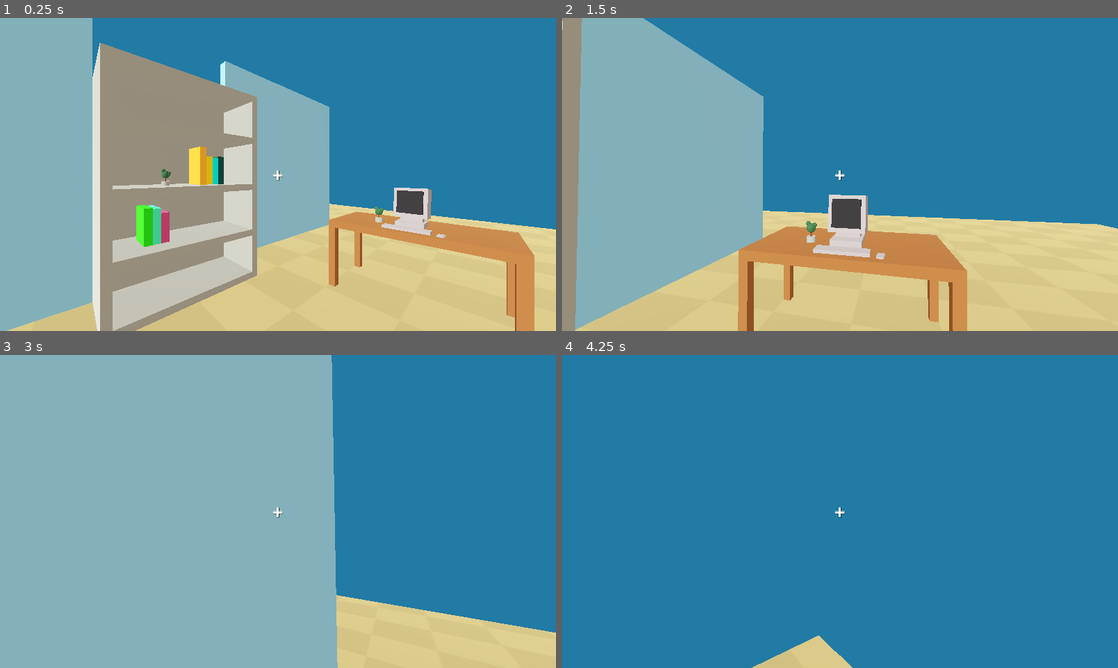
Above: before the commit, frames 1-4 (two rows, left to right).
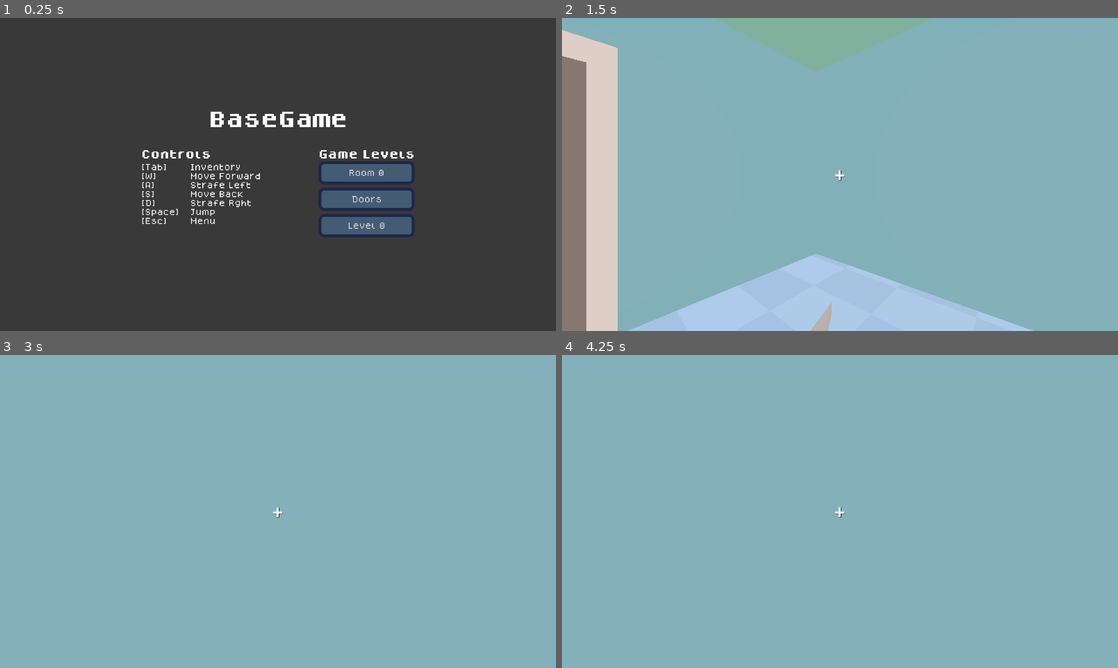
Above: after the commit, the same moments.

Repository: rajariandhana/BaseGame
Game: Godot game, scene res://UI/main_menu/main_menu.tscn
Same seed, same stepped clock (60 frames per second), same inputs: the game is played once before the commit and once after it. Before the commit the project starts from res://levels/level_0/level_0.tscn. The engine's default icon, where the game draws it, is replaced by a stand-in: a white triangle on a blue panel in a dark square.
Inputs (mouse positions are in pixels of both pictures, inside the frame that each line leads up to):
- Up to frame 1 (0.25 s): no input
- Up to frame 2 (1.5 s): click (928, 171) at 0.5 s, where only the run after the commit has a clickable "Room 0"; tap Enter at 1.25 s; move the mouse to (867, 174) at 1.27 s; hold W (move_forward) from 1.28 s (still down); tap E (interact_e) at 1.35 s; click (867, 174) at 1.42 s
- Up to frame 3 (3 s): keep holding W (move_forward); tap Space (jump) at 1.52, 2.27, 2.75 s; move the mouse to (250, 511) at 2.02 s; tap F (interact_f) at 2.1 s; move the mouse to (289, 505) at 2.77 s; tap Q (interact_q) at 2.85 s
- Up to frame 4 (4.25 s): keep holding W (move_forward); move the mouse to (834, 517) at 3.52 s; click (834, 517) at 3.6 s; tap Space (jump) at 3.77 s

The runs differ from the first frame. In frame 1, 100% of the frame differs, in the area x 0-100%, y 0-100%; in frame 2, 78%; in frame 3, 40%; in frame 4, 100%.

Commit message:
feat: walls and roof

Diff:
--- a/levels/level_0/level_0.tscn
+++ b/levels/level_0/level_0.tscn
@@ -10,6 +10,7 @@
 [ext_resource type="Script" uid="uid://bm6f10d6lcwh5" path="res://levels/level_0/shelf_1.gd" id="7_ysba5"]
 [ext_resource type="PackedScene" uid="uid://dg18hgq52wnsm" path="res://static_items/book/book.tscn" id="8_r5v0c"]
 [ext_resource type="PackedScene" uid="uid://7ugush7fenbn" path="res://world/wall/wall.tscn" id="10_bwblw"]
+[ext_resource type="PackedScene" uid="uid://bjlcd0hn1op06" path="res://world/floor/floor.tscn" id="11_ln5xo"]
 
 [sub_resource type="StandardMaterial3D" id="StandardMaterial3D_823pn"]
 albedo_color = Color(0.719814, 0.668477, 0.424855, 1)
@@ -80,7 +81,7 @@
 transform = Transform3D(1, 0, 0, 0, 0.866025, 0.5, 0, -0.5, 0.866025, 0, 3, 0)
 
 [node name="Player" parent="." unique_id=1269704160 instance=ExtResource("2_ysba5")]
-transform = Transform3D(0.71057844, 0, 0.703618, 0, 1, 0, -0.703618, 0, 0.71057844, 0.664175, 1, 1.19144)
+transform = Transform3D(0.93053263, 0, 0.3662089, 0, 1, 0, -0.3662089, 0, 0.93053263, -0.0065737367, 1, -0.020370126)
 
 [node name="Table" type="Node3D" parent="." unique_id=485270240]
 transform = Transform3D(1, 0, 0, 0, 1, 0, 0, 0, 1, 0, 0, -2.11)
@@ -146,5 +147,20 @@
 [node name="Wall1" parent="." unique_id=1550062177 instance=ExtResource("10_bwblw")]
 transform = Transform3D(-4.371139e-08, 0, 1, 0, 1, 0, -1, 0, -4.371139e-08, -3.1, 0, 3)
 
+[node name="Wall6" parent="." unique_id=185785126 instance=ExtResource("10_bwblw")]
+transform = Transform3D(-2.1855694e-08, 0, 1, 0, 0.3, 0, -0.5, 0, -4.371139e-08, -3.1, 2.8, 0.007)
+
 [node name="Wall2" parent="." unique_id=1244473027 instance=ExtResource("10_bwblw")]
 transform = Transform3D(-4.371139e-08, 0, 1, 0, 1, 0, -1, 0, -4.371139e-08, -3.1, 0, -3)
+
+[node name="Wall3" parent="." unique_id=1171463954 instance=ExtResource("10_bwblw")]
+transform = Transform3D(1.5, 0, 0, 0, 1, 0, 0, 0, 1, 0, 0, -2.7)
+
+[node name="Wall4" parent="." unique_id=1116267008 instance=ExtResource("10_bwblw")]
+transform = Transform3D(-6.9938224e-08, 0, 1, 0, 1, 0, -1.6, 0, -4.371139e-08, 3.1, 0, 0)
+
+[node name="Wall5" parent="." unique_id=832008210 instance=ExtResource("10_bwblw")]
+transform = Transform3D(1.5, 0, 0, 0, 1, 0, 0, 0, 1, 0, 0, 3.1)
+
+[node name="Roof1" parent="." unique_id=870088347 instance=ExtResource("11_ln5xo")]
+transform = Transform3D(4, 0, 0, 0, 1, 0, 0, 0, 4, 0, 4, 0)
--- a/project.godot
+++ b/project.godot
@@ -15,7 +15,7 @@
 [application]
 
 config/name="BaseGame"
-run/main_scene="uid://5fcjqinr3kt1"
+run/main_scene="uid://dyqg5ud4qvsm6"
 config/features=PackedStringArray("4.6", "GL Compatibility")
 config/icon="res://icon.svg"
 
--- a/scenes.gd
+++ b/scenes.gd
@@ -4,7 +4,7 @@
 const room_0_scene: String = "res://rooms/room_0.tscn"
 const doors_scene: String = "res://game.tscn"
 
-const level_0_scene: String = "res://levels/level_0.tscn"
+const level_0_scene: String ="res://levels/level_0/level_0.tscn"
 
 func _ready() -> void:
 	pass
Not shown, changed: export_presets.cfg
Not shown, changed: .DS_Store
